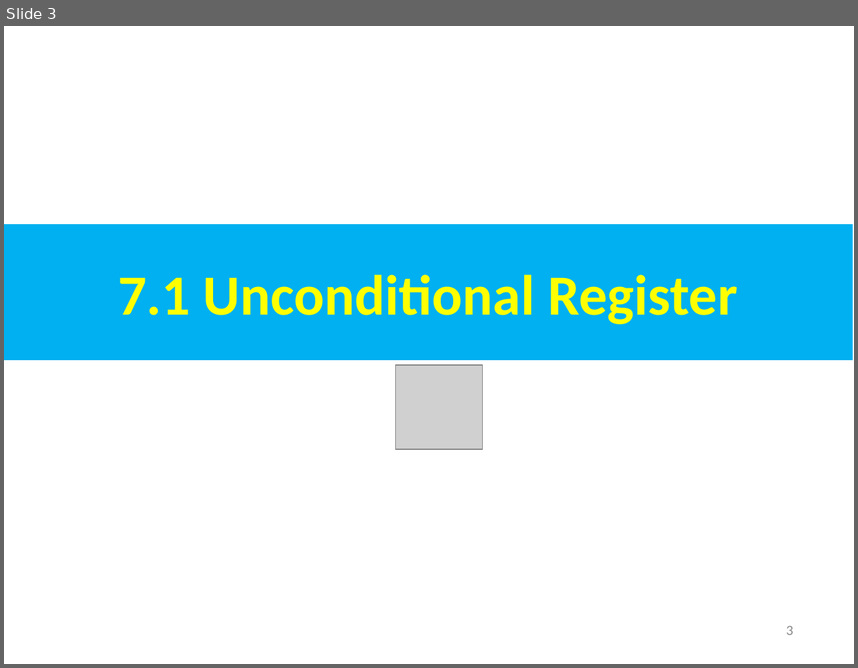
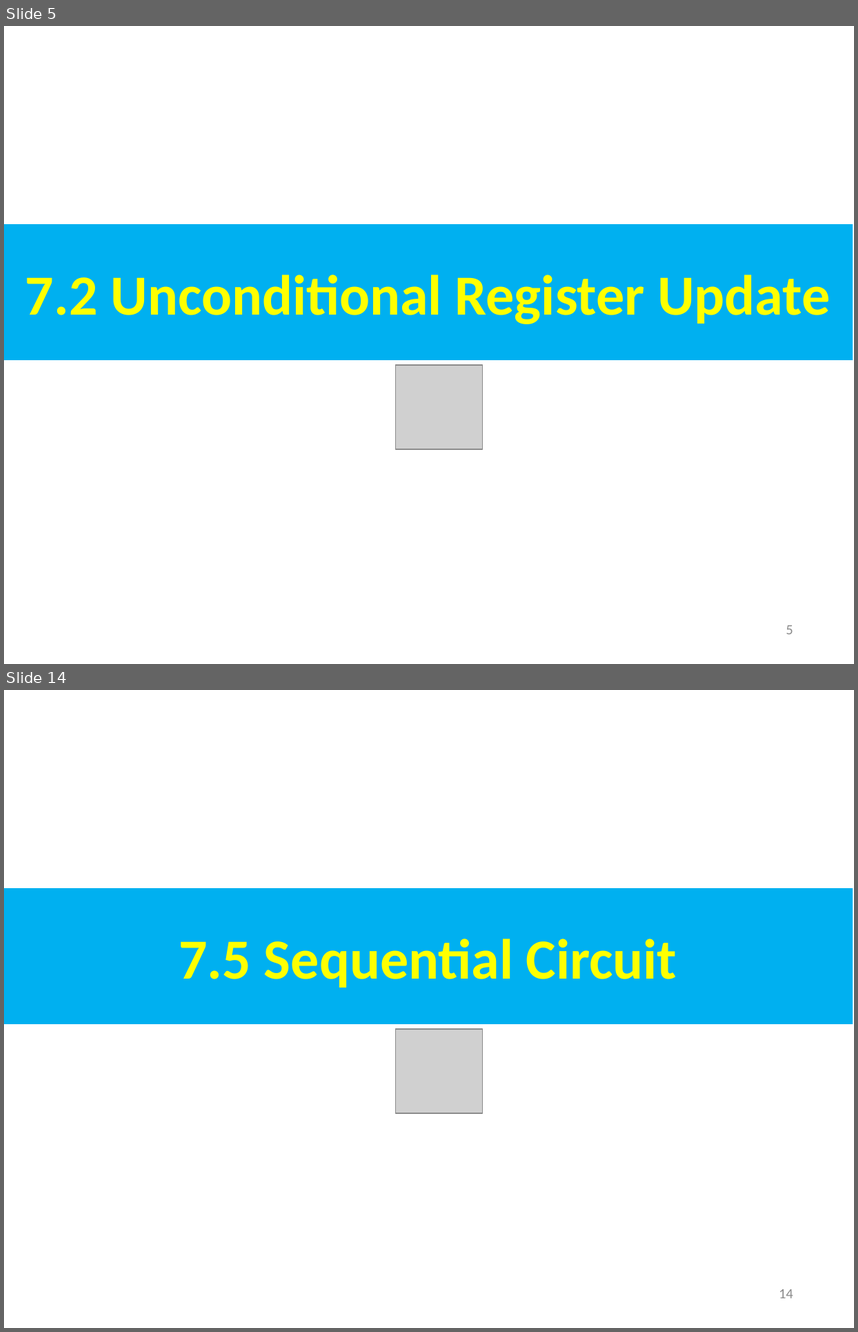
Before and after one commit to peterhchen/AIU_CS800_Chisel, a slide deck: 700_Dev_Guide/007_Register/000_Video/007_Register.ppt. Shown one above the other, each under a label of ours: slide 3 before the commit, slides 5 and 14 after it; the slides between them are not shown. The pictures are 858x668 and 858x1332 pixels, drawn with LibreOffice and Linux fonts; fonts in the diff are those of the drawing; grey boxes stand for pictures. Boxes give left, top, right and bottom in pixels: in the first picture for what was removed or moved away, otherwise in the second. Text is boxed around its words. In the diff, an @@ line names an element or a change of style, - is before the commit and + after.

```diff
--- a/700_Dev_Guide/007_Register/000_Video/007_Register.ppt
+++ b/700_Dev_Guide/007_Register/000_Video/007_Register.ppt
@@ slide 14 added at (x1=4, y1=690, x2=854, y2=1328), background #FFFFFF @@
@@ rectangle added at (x1=4, y1=888, x2=853, y2=1024), fill #00B0F0, 48 pt, text #FFFF00, bold @@
+7.5 Sequential Circuit
@@ picture added at (x1=396, y1=1029, x2=483, y2=1114) @@
@@ page number added at (x1=779, y1=1289, x2=793, y2=1298), 12 pt, text #8B8B8B @@
+14
@@ what was slide 3 is now slide 5 @@
@@ slide 5 changed as well @@
@@ text in rectangle at (x1=25, y1=274, x2=830, y2=324): text changed @@
-7.1 Unconditional Register
+7.2 Unconditional Register Update
@@ page number at (x1=786, y1=625, x2=793, y2=634): text changed @@
-3
+5
```
Also in this commit, not shown: 1 other slide changed, 12 other slides added.
